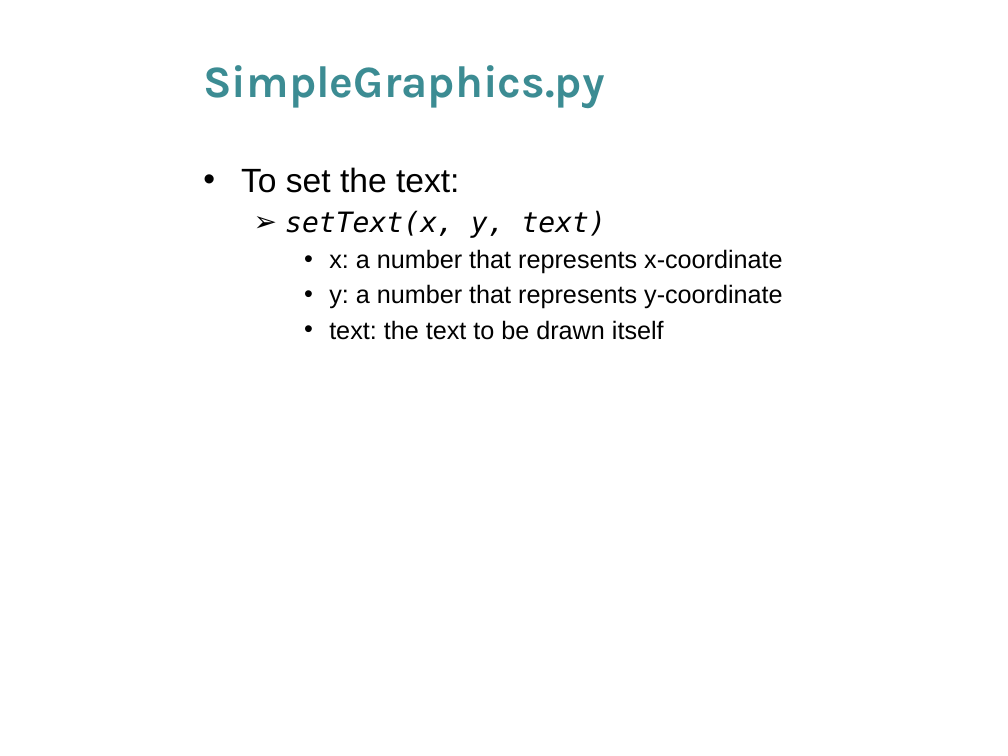
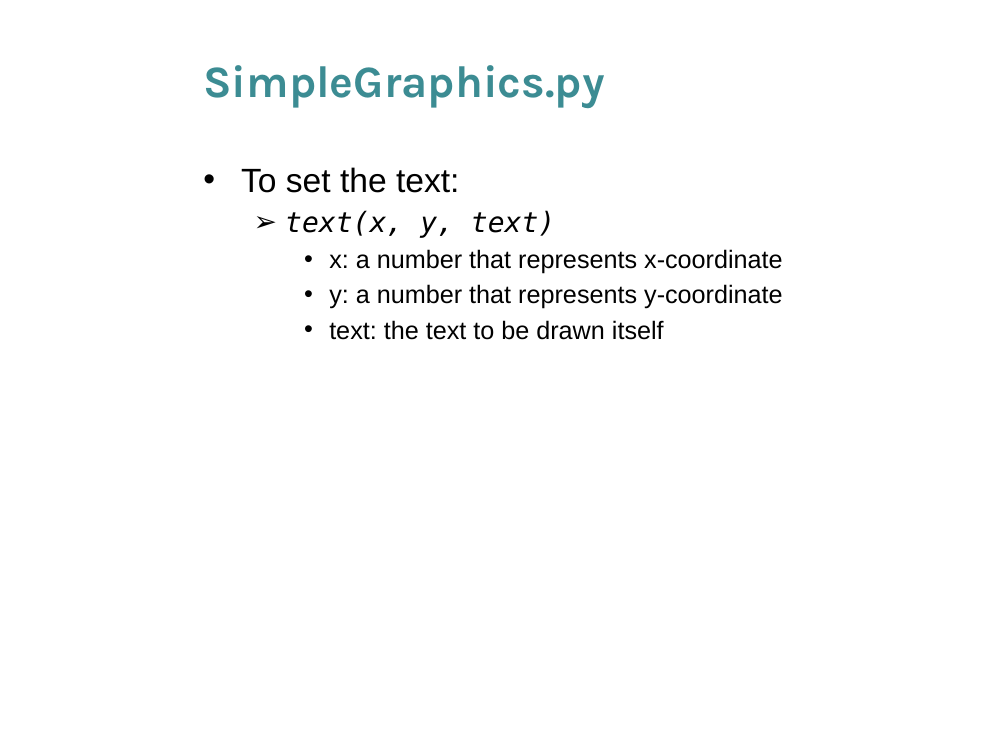
Before and after one commit to husathap/husathap.github.io, a slide deck: slide 13 of teaching/f15_cpsc217/Week_2_1.pptx. Drawn at 1008x756 pixels with LibreOffice and Linux fonts; fonts in the diff are those of the drawing; background and template pictures are left out. Boxes give left, top, right and bottom in pixels: in the first picture for what was removed or moved away, otherwise in the second. Text is boxed around its words. In the diff, an @@ line names an element or a change of style, - is before the commit and + after.

```diff
--- a/teaching/f15_cpsc217/Week_2_1.pptx
+++ b/teaching/f15_cpsc217/Week_2_1.pptx
@@ text at [285,210,555,238]: text changed @@
-  ➢ setText(x, y, text)
+  ➢ text(x, y, text)
```
Also in this commit, not shown: 3 other slides changed.
